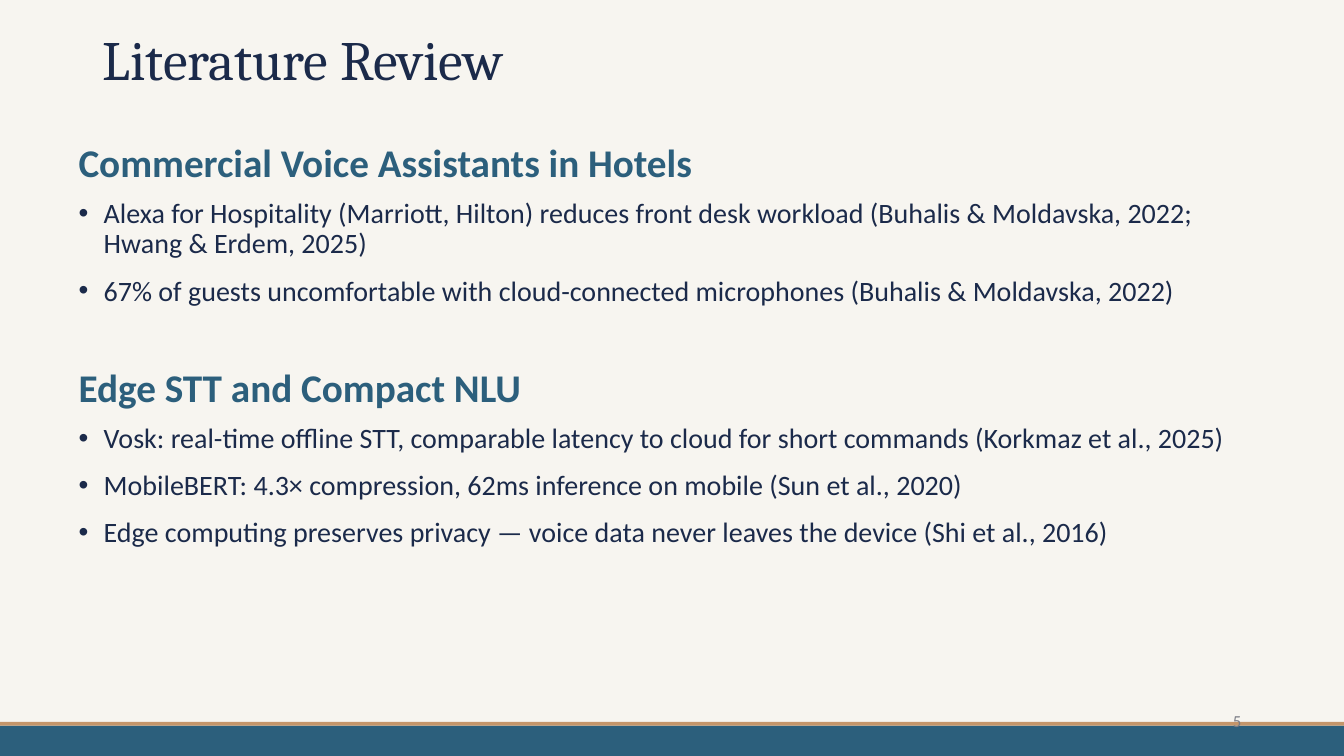
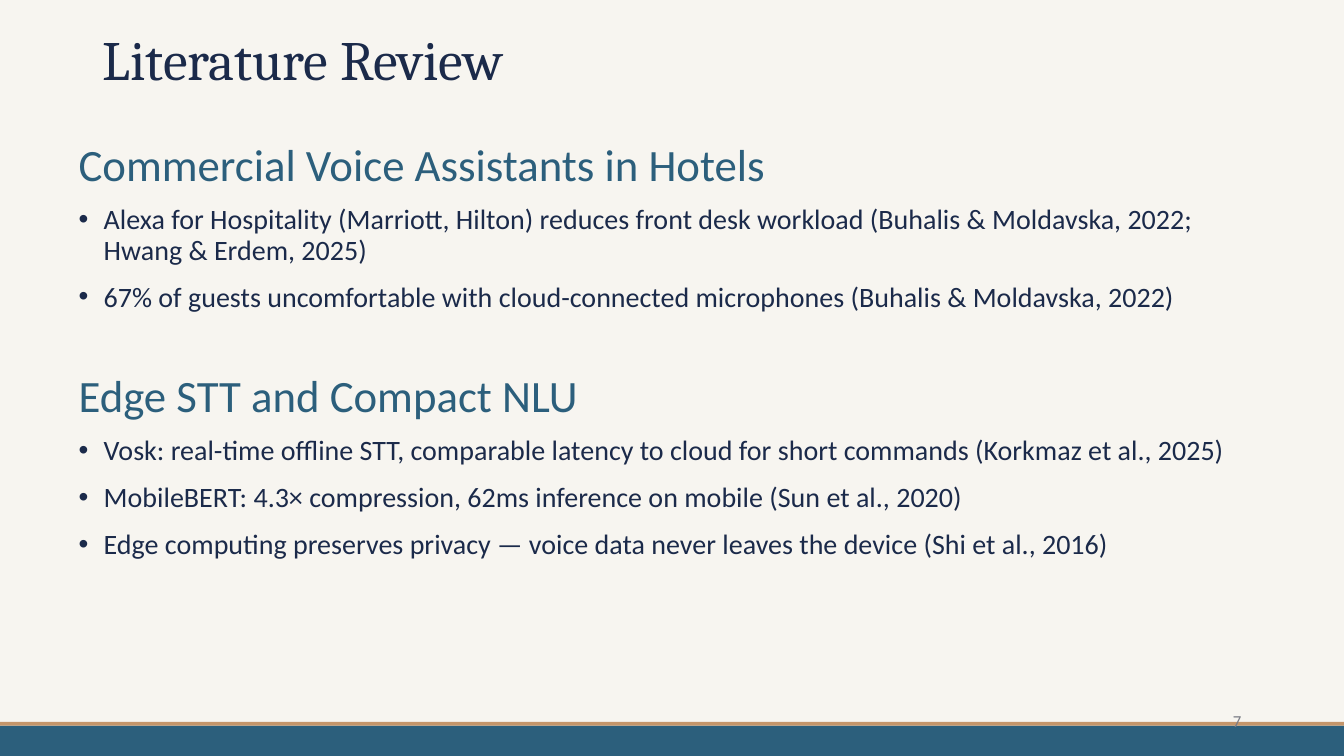
Before and after one commit to mdpw/msc-research, a slide deck: slide 7 of documents/Viva Presentation.pptx (slide 5 before the commit). Drawn at 1344x756 pixels with LibreOffice and Linux fonts; fonts in the diff are those of the drawing. Boxes give left, top, right and bottom in pixels: in the first picture for what was removed or moved away, otherwise in the second. Text is boxed around its words. In the diff, an @@ line names an element or a change of style, - is before the commit and + after.

```diff
--- a/documents/Viva Presentation.pptx
+++ b/documents/Viva Presentation.pptx
@@ text at bbox=[79, 150, 765, 420]: size 28 to 32 pt, bold off in "Commercial Voice Assistants in Hotels", "Edge STT and Compact NLU" @@
@@ page number at bbox=[1233, 714, 1241, 732]: text changed @@
-5
+7
```
Also in this commit, not shown: 2 other slides changed, 2 slides added, 2 other files.
